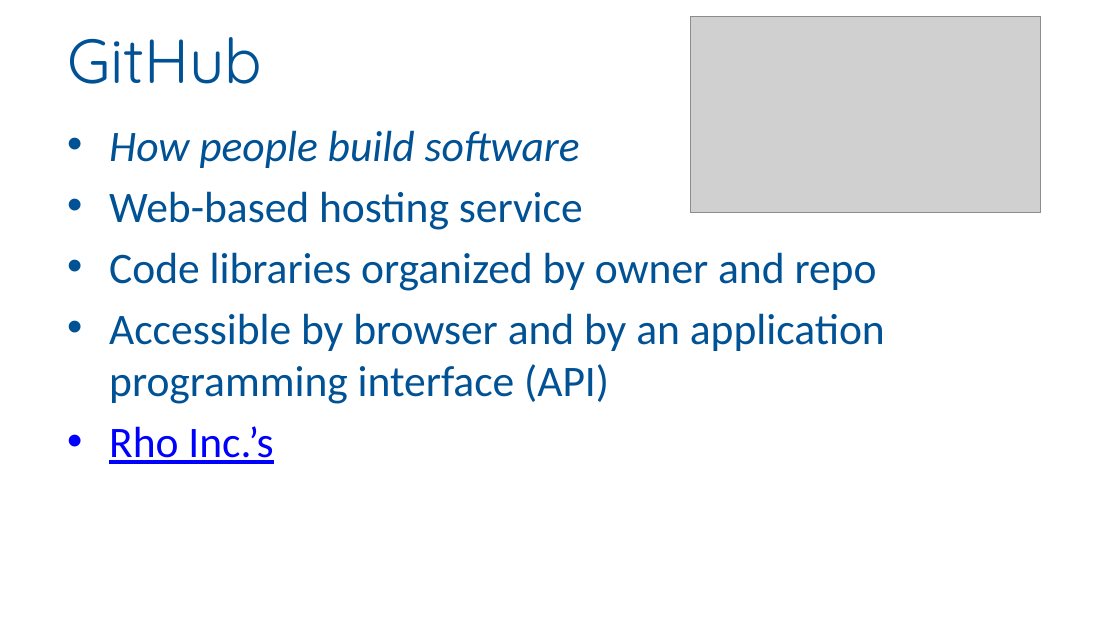
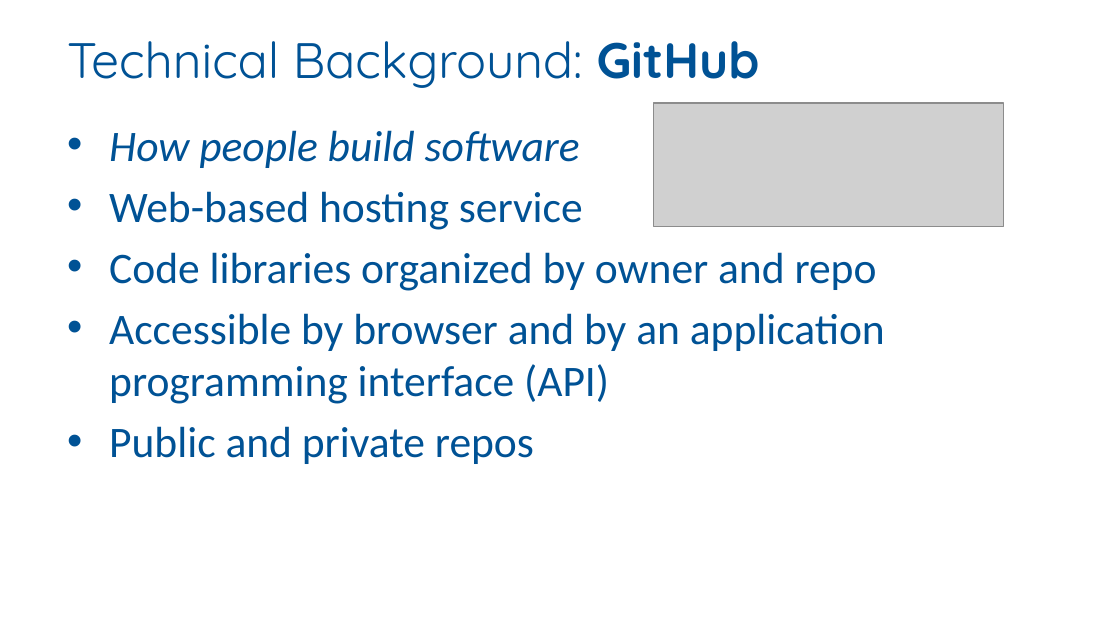
Before and after one commit to RhoInc/sas-install-github, a slide deck: slide 5 of docs/CT06.pptx (slide 4 before the commit). Drawn at 1120x630 pixels with LibreOffice and Linux fonts; fonts in the diff are those of the drawing; grey boxes stand for pictures; background and template pictures are left out. Boxes give left, top, right and bottom in pixels: in the first picture for what was removed or moved away, otherwise in the second. Text is boxed around its words. In the diff, an @@ line names an element or a change of style, - is before the commit and + after.

```diff
--- a/docs/CT06.pptx
+++ b/docs/CT06.pptx
@@ title at (67, 41, 760, 88): text changed; size 40 to 32 pt @@
-GitHub
+Technical Background: GitHub
@@ picture: place and size @@
-picture at (691, 17, 1040, 213)
+picture at (653, 103, 1002, 226)
@@ text at (109, 426, 534, 464): text changed; text colour #0000FF to #005295 @@
-• Rho Inc.’s
+• Public and private repos
```
Also in this commit, not shown: 5 other slides changed, 4 slides added, 2 slides removed.
